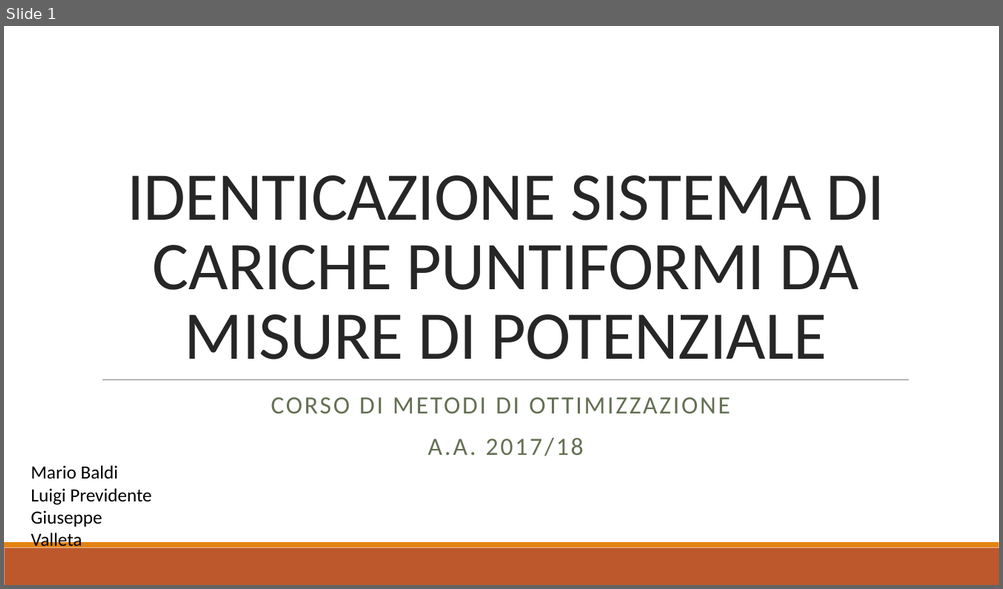
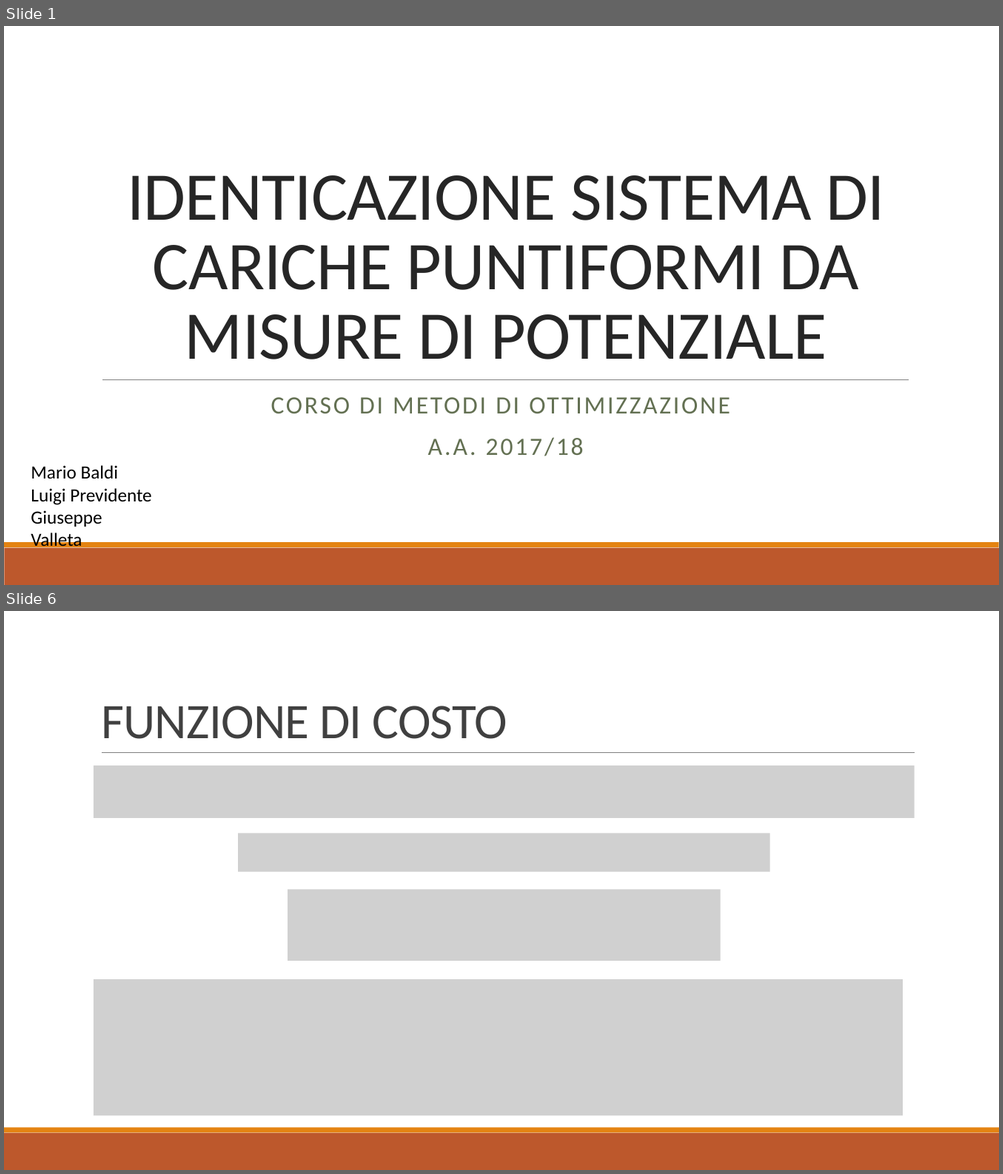
Before and after one commit to baldimario/Simplex, a slide deck: IDENTICAZIONE SISTEMA DI CARICHE PUNTIFORMI DA MISURE DI.pptx. Shown one above the other, each under a label of ours: slide 1 before the commit, slides 1 and 6 after it; the slides between them are not shown. The pictures are 1003x589 and 1003x1174 pixels, drawn with LibreOffice and Linux fonts; fonts in the diff are those of the drawing; grey boxes stand for pictures. Boxes give left, top, right and bottom in pixels: in the first picture for what was removed or moved away, otherwise in the second. Text is boxed around its words. In the diff, an @@ line names an element or a change of style, - is before the commit and + after.

```diff
--- a/IDENTICAZIONE SISTEMA DI CARICHE PUNTIFORMI DA MISURE DI.pptx
+++ b/IDENTICAZIONE SISTEMA DI CARICHE PUNTIFORMI DA MISURE DI.pptx
@@ slide 6 added at box(4, 611, 999, 1170), background #FFFFFF; not listed: 2 template elements that a slide beside it also shows @@
@@ title added at box(101, 706, 508, 739), 48 pt, text #404040 @@
+FUNZIONE DI COSTO
@@ picture added at box(94, 766, 914, 818) @@
@@ line added from (102, 753) to (915, 753), #808080 0.5 pt @@
@@ picture added at box(239, 833, 770, 872) @@
@@ picture added at box(287, 889, 720, 961) @@
@@ picture added at box(94, 980, 902, 1116) @@
```
Also in this commit, not shown: 8 slides changed, 2 other slides added, 2 slides removed, 2 other files.
